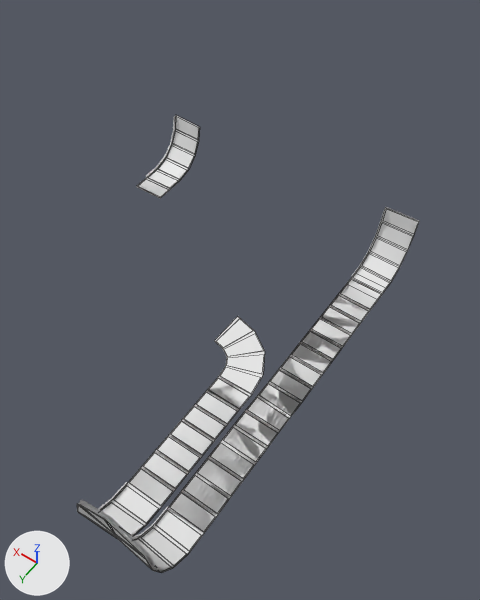
The FBX model SteelLove/Assets/Resources/Models/Track/FullTracks/Track3.fbx as it was, and as the next commit left it.
Camera for both pictures: a 50 mm camera at (-160.0, 280.0, 582.0) aimed at (75.0, -48.0, 66.0). Every picture has the same lights, and +X, +Y and +Z are marked at lower left. Mesh edges are drawn as thin lines on the coarser meshes. Where no turn or scale is listed for an object, it has been applied to the vertices. Vertices at the same position are counted once.

Names of what the first picture shows: 'TrackFloor', 'TrackHolo', 'TrackStructure', 'TrackWalls'.
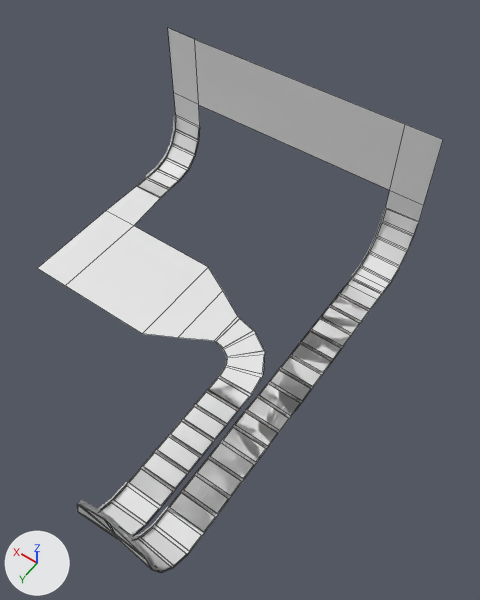
The change, as a list of edits to the scene's bpy script:
```text
Change me_plane_001:
    where me_plane_001.from_pydata(...)  # 108 vertices, 51 faces; spans x -20.0..320.0, y -250.0..196.0, z -1.0..95.0
    used by ob_trackfloor; location = (0.0, -1.0, 0.0)
    verts and faces of me_plane_001; kept vertices keep their numbers, new ones are numbered from 108
    before: 10 (20.0, -248.0, 64.0) at pixel (385, 207), 11 (-20.0, -250.0, 64.0) at pixel (419, 221), 12 (280.0, -248.0, 57.0) at pixel (199, 126), 13 (320.0, -250.0, 56.0) at pixel (175, 114)
    before: 24 (280.0, -163.0, 1.0) at pixel (160, 198), 25 (320.0, -163.0, -1.0) at pixel (136, 186), 26 (93.0, -69.0, 1.0) at pixel (237, 316), 27 (95.0, -29.0, -1.0) at pixel (214, 340)
    me_plane_001 part 1
    add verts[108] = (280.0, -248.0, 89.0)  # pixel (198, 104)
    add verts[109] = (320.0, -250.0, 89.0)  # pixel (173, 92)
    add verts[110] = (20.0, -248.0, 89.0)  # pixel (389, 190)
    add verts[111] = (-20.0, -248.0, 89.0)  # pixel (423, 205)
    add for new, old in zip([*range(112, 116)], [*range(108, 112)]): verts[new] = verts[old] + (0.0, 0.0, 86.0)
    add faces += [(12, 108, 109, 13), (108, 112, 113, 109), (108, 110, 114, 112), (110, 111, 115, 114), (10, 11, 111, 110)]
    me_plane_001 part 2
    add verts[116] = (127.0, -88.0, 1.0)  # pixel (222, 290)
    add verts[117] = (129.0, -10.0, -1.0)  # pixel (177, 337)
    add verts[118] = (162.0, -107.0, 1.0)  # pixel (208, 267)
    add verts[119] = (163.0, 8.0, -1.0)  # pixel (142, 333)
    add verts[120] = (275.0, -107.0, 1.0)  # pixel (133, 225)
    add verts[121] = (277.0, 8.0, -1.0)  # pixel (65, 285)
    add verts[122] = (320.0, -107.0, 1.0)  # pixel (105, 210)
    add verts[123] = (322.0, 8.0, -1.0)  # pixel (37, 268)
    add faces += [(26, 116, 117, 27), (116, 118, 119, 117), (118, 120, 121, 119), (120, 122, 123, 121), (24, 25, 122, 120)]
```

Boxes [x1, y1, x2, y2] around the edits, measured in the pictures (480 x 600 px):
'TrackFloor', reshaped (19% wider, 19% taller)
    before: [77, 115, 418, 567]
    after: [38, 28, 443, 567]
part 1 of me_plane_001, added
    after: [168, 28, 443, 221]
part 2 of me_plane_001, added
    after: [38, 187, 237, 341]
